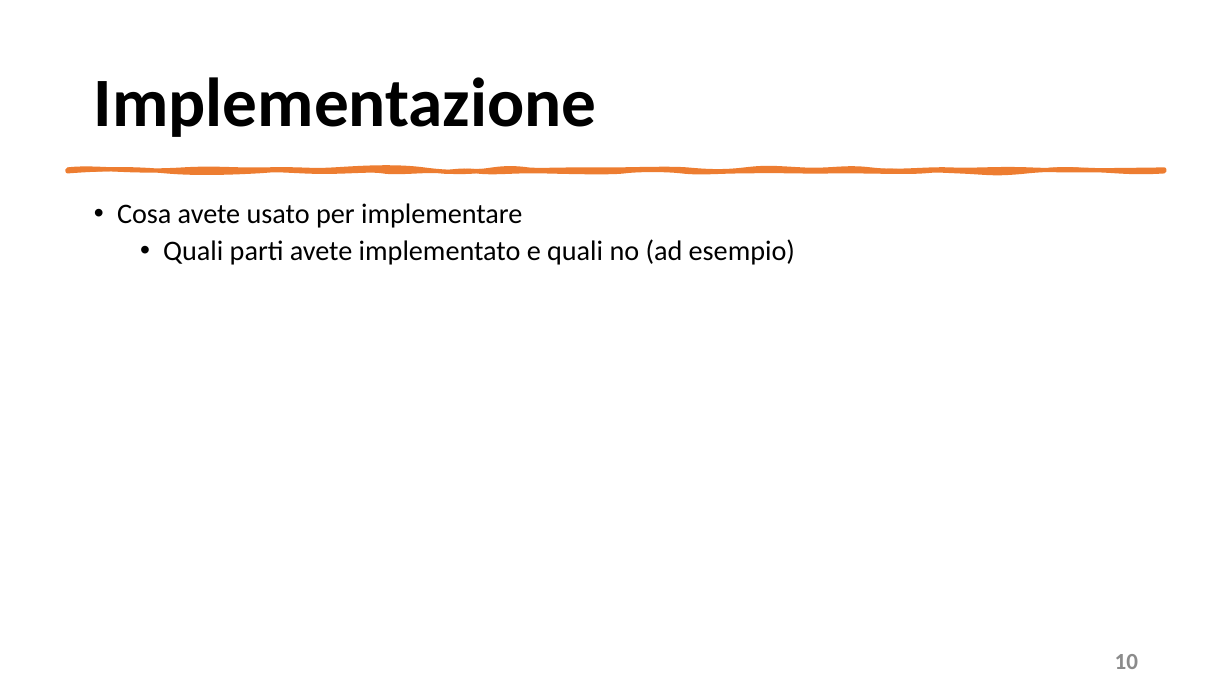
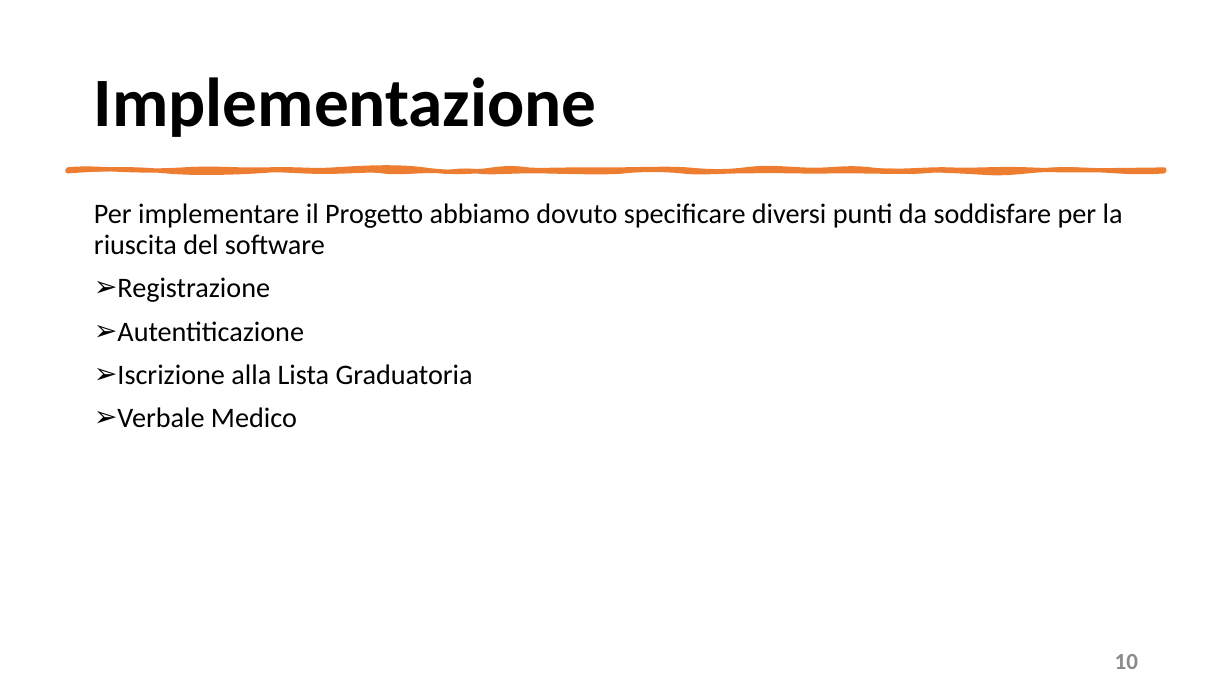
Before and after one commit to mangilimatteo/Progetto_Ingegneria_Software_Cattaneo_Mangili_Saini, a slide deck: slide 10 of Presentazione_Progetto.pptx. Drawn at 1232x693 pixels with LibreOffice and Linux fonts; fonts in the diff are those of the drawing. Boxes give left, top, right and bottom in pixels: in the first picture for what was removed or moved away, otherwise in the second. Text is boxed around its words. In the diff, an @@ line names an element or a change of style, - is before the commit and + after.

```diff
--- a/Presentazione_Progetto.pptx
+++ b/Presentazione_Progetto.pptx
@@ text at (94, 203, 1123, 428): text changed @@
-• Cosa avete usato per implementare
-  • Quali parti avete implementato e quali no (ad esempio)
+Per implementare il Progetto abbiamo dovuto specificare diversi punti da soddisfare per la riuscita del software
+➢ Registrazione
+➢ Autentiticazione
+➢ Iscrizione alla Lista Graduatoria
+➢ Verbale Medico
```
Also in this commit, not shown: 6 other slides changed.
